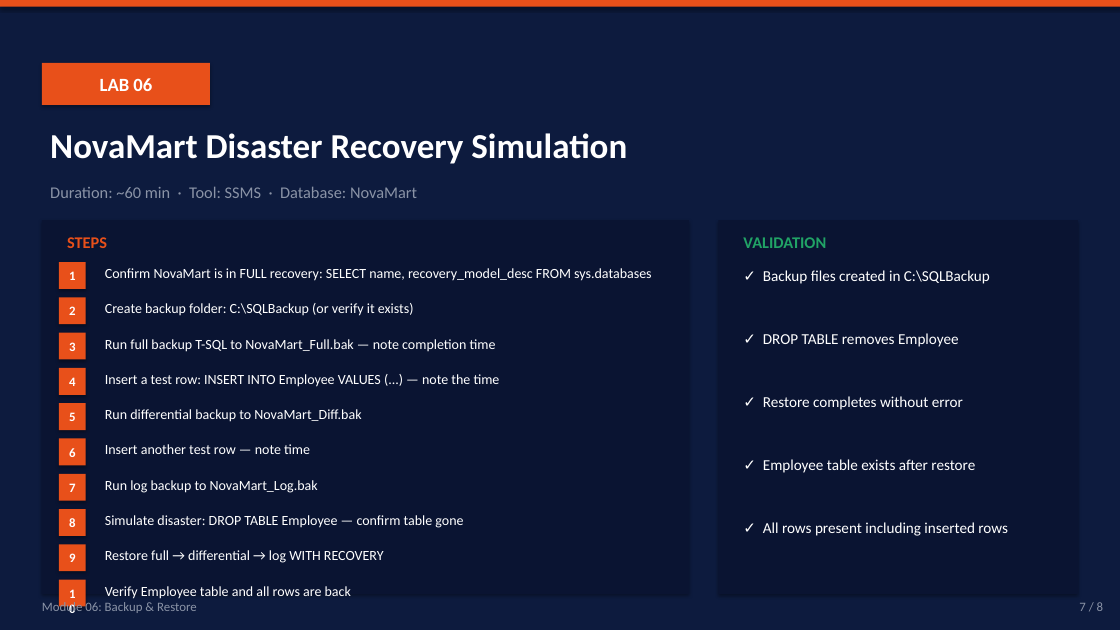
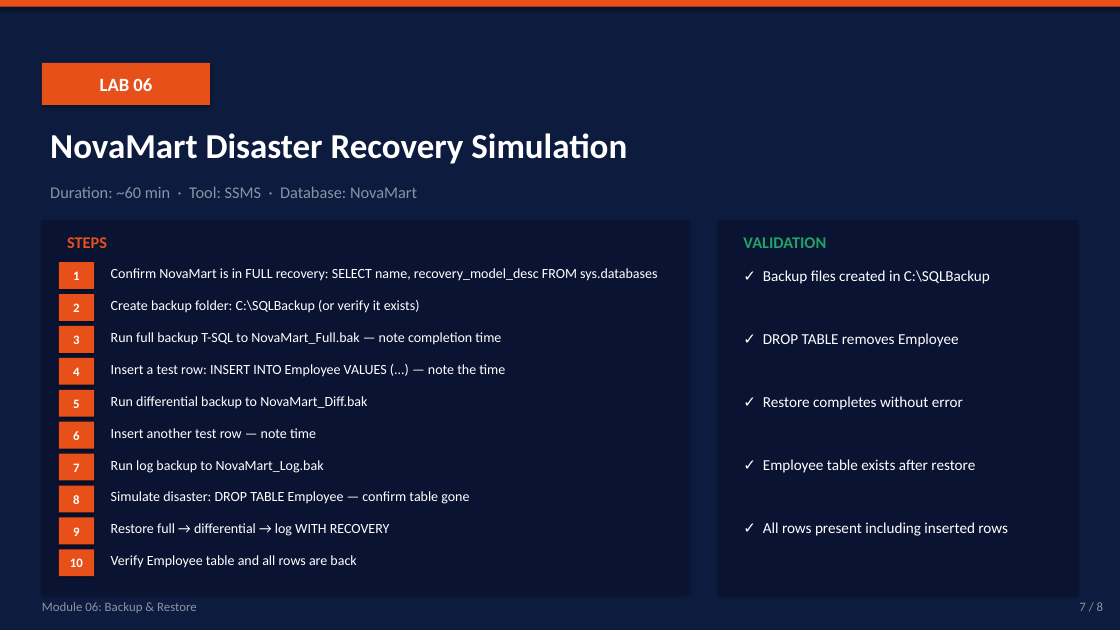
Before and after one commit to albertje8118/Training-SQL-Server-Administrator, a slide deck: slide 7 of contents/Module-06-Backup-and-Restore.pptx. Drawn at 1120x630 pixels with LibreOffice and Linux fonts; fonts in the diff are those of the drawing. Boxes give left, top, right and bottom in pixels: in the first picture for what was removed or moved away, otherwise in the second. Text is boxed around its words. In the diff, an @@ line names an element or a change of style, - is before the commit and + after.

```diff
--- a/contents/Module-06-Backup-and-Restore.pptx
+++ b/contents/Module-06-Backup-and-Restore.pptx
@@ text "1": place and size @@
-text "1" at <box>69,271,75,280</box>
+text "1" at <box>73,271,79,280</box>
@@ rectangle: place and size @@
-rectangle at <box>59,262,86,289</box>
+rectangle at <box>59,262,94,289</box>
@@ text "Confirm NovaMart is in FULL ...": place and size @@
-text "Confirm NovaMart is in FULL ..." at <box>105,268,651,281</box>
+text "Confirm NovaMart is in FULL ..." at <box>111,268,657,281</box>
@@ text "2": place and size @@
-text "2" at <box>69,306,75,315</box>
+text "2" at <box>73,303,79,312</box>
@@ rectangle: place and size @@
-rectangle at <box>59,297,86,324</box>
+rectangle at <box>59,294,94,321</box>
@@ text "Create backup folder: C:\SQLBackup (or ...": place and size @@
-text "Create backup folder: C:\SQLBackup (or ..." at <box>105,303,414,316</box>
+text "Create backup folder: C:\SQLBackup (or ..." at <box>111,300,420,313</box>
@@ text "3": place and size @@
-text "3" at <box>69,342,75,351</box>
+text "3" at <box>73,335,79,344</box>
@@ rectangle: place and size @@
-rectangle at <box>59,333,86,360</box>
+rectangle at <box>59,326,94,353</box>
@@ text "Run full backup T-SQL to ...": place and size @@
-text "Run full backup T-SQL to ..." at <box>105,339,496,352</box>
+text "Run full backup T-SQL to ..." at <box>111,332,501,345</box>
@@ rectangle: place and size @@
-rectangle at <box>59,368,86,395</box>
+rectangle at <box>59,358,94,385</box>
@@ text "Insert a test row: INSERT ...": place and size @@
-text "Insert a test row: INSERT ..." at <box>105,374,500,387</box>
+text "Insert a test row: INSERT ..." at <box>111,364,505,377</box>
@@ text "4": place and size @@
-text "4" at <box>69,377,75,386</box>
+text "4" at <box>73,367,79,376</box>
@@ text "Run differential backup to NovaMart_Diff.bak": place and size @@
-text "Run differential backup to NovaMart_Diff.bak" at <box>105,409,361,422</box>
+text "Run differential backup to NovaMart_Diff.bak" at <box>111,396,367,409</box>
@@ text "5": place and size @@
-text "5" at <box>69,412,75,421</box>
+text "5" at <box>73,399,79,408</box>
@@ rectangle: place and size @@
-rectangle at <box>59,403,86,430</box>
+rectangle at <box>59,390,94,417</box>
@@ text "6": place and size @@
-text "6" at <box>69,448,75,457</box>
+text "6" at <box>73,431,79,440</box>
@@ rectangle: place and size @@
-rectangle at <box>59,439,86,465</box>
+rectangle at <box>59,422,94,449</box>
@@ text "Insert another test row — ...": place and size @@
-text "Insert another test row — ..." at <box>105,444,310,454</box>
+text "Insert another test row — ..." at <box>111,428,316,438</box>
@@ text "7": place and size @@
-text "7" at <box>69,483,75,492</box>
+text "7" at <box>73,463,79,472</box>
@@ rectangle: place and size @@
-rectangle at <box>59,474,86,501</box>
+rectangle at <box>59,454,94,481</box>
@@ text "Run log backup to NovaMart_Log.bak": place and size @@
-text "Run log backup to NovaMart_Log.bak" at <box>105,480,318,493</box>
+text "Run log backup to NovaMart_Log.bak" at <box>111,460,324,473</box>
@@ text "8": place and size @@
-text "8" at <box>69,518,75,527</box>
+text "8" at <box>73,495,79,504</box>
@@ rectangle: place and size @@
-rectangle at <box>59,509,86,536</box>
+rectangle at <box>59,486,94,513</box>
@@ text "Simulate disaster: DROP TABLE Employee ...": place and size @@
-text "Simulate disaster: DROP TABLE Employee ..." at <box>105,515,463,528</box>
+text "Simulate disaster: DROP TABLE Employee ..." at <box>111,491,469,504</box>
@@ text "9": place and size @@
-text "9" at <box>69,553,75,562</box>
+text "9" at <box>73,527,79,536</box>
@@ rectangle: place and size @@
-rectangle at <box>59,544,86,571</box>
+rectangle at <box>59,518,94,544</box>
@@ text "Restore full → differential → ...": place and size @@
-text "Restore full → differential → ..." at <box>105,550,384,563</box>
+text "Restore full → differential → ..." at <box>111,523,390,536</box>
@@ text "10" rewrapped from <box>59,581,86,605</box> to <box>70,558,83,567</box> @@
@@ rectangle: place and size @@
-rectangle at <box>59,580,86,607</box>
+rectangle at <box>59,549,94,576</box>
@@ text "Verify Employee table and all ...": place and size @@
-text "Verify Employee table and all ..." at <box>105,586,351,599</box>
+text "Verify Employee table and all ..." at <box>111,555,356,568</box>
```
Also in this commit, not shown: 2 other slides changed, 1 other file.
